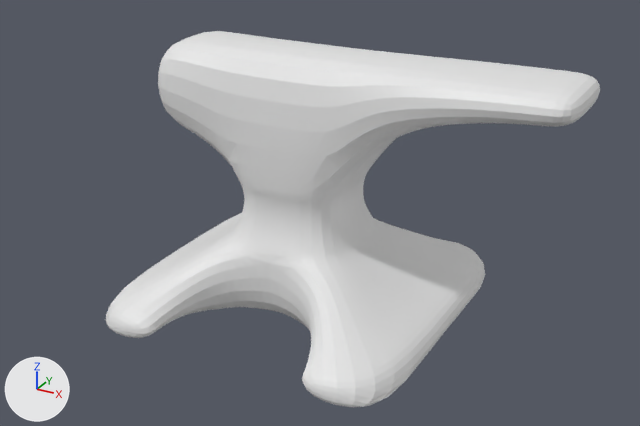
What one commit did to the Blender file Stage_1_-_Modelling/part3_sharpening_edges.blend.
One viewpoint serves both versions: a camera (50 mm lens) standing at (3.36, -5.85, 3.76) and looking at (0.1, 0.08, 0.79). Lighting does not change. The marker at lower left points along +X, +Y and +Z.

Names of what the first picture shows: 'Anvil'.
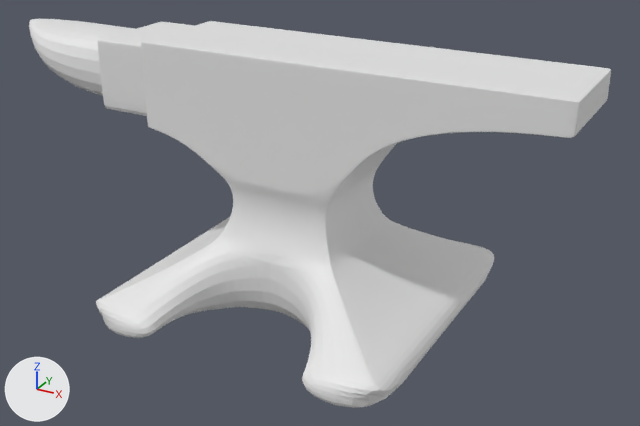
Commit message: Sharpening edges on anvil
o << Stage 1 Part 3 Sharpening Edges
i >> Stage 1 Part 4 Final Sharpening

Patch to the scene script:
```diff
--- a/Stage_1_-_Modelling/part3_sharpening_edges.blend.py
+++ b/Stage_1_-_Modelling/part3_sharpening_edges.blend.py
@@ me_plane @@
 # used by ob_anvil; location = (0.0, 0.0, 0.0)
-me_plane.from_pydata(...)  # 144 vertices, 112 faces; spans x -1.33..2.22, y -1.33..0.0, z 0.0..2.19
+me_plane.from_pydata(...)  # 346 vertices, 300 faces; spans x -2.9..2.22, y -1.33..0.0, z 0.0..2.19
+# me_plane part 1
+# 58 faces are deleted
+# 178 vertices are added at x -2.9..2.22, y -1.28..0.0, z 0.19..2.19
+# 6 new vertices lie (0.0, 0.04, 0.0) away from vertices in x -1.17..1.17, y -1.17..-0.52, z 0.27..0.65
+# 5 new vertices lie (0.04, 0.0, -0.01) away from vertices in x -1.21, y -0.47..0.0, z 1.49..1.52
+# 5 new vertices lie (0.04, 0.0, 0.0) away from vertices in x -1.21, y -0.47..0.0, z 2.17..2.19
+# 8 new vertices lie (0.0, 0.4, 0.0) away from vertices in x -2.49..-1.7, y -0.4, z 1.57..2.12
+# 246 new faces join them
```

What differs and where, as boxes (x1, y1, x2, y2) in the pictures (640 x 426 px):
'Anvil', reshaped (18% wider): before (106, 31, 600, 407); after (29, 19, 611, 408)
part 1 of me_plane, built on: before (113, 31, 600, 406); after (29, 19, 611, 407)
